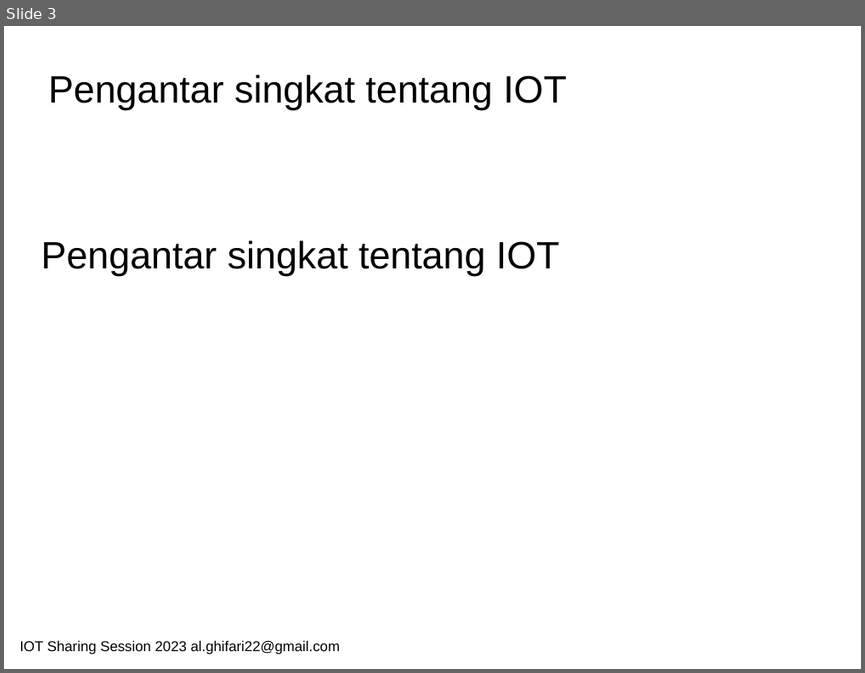
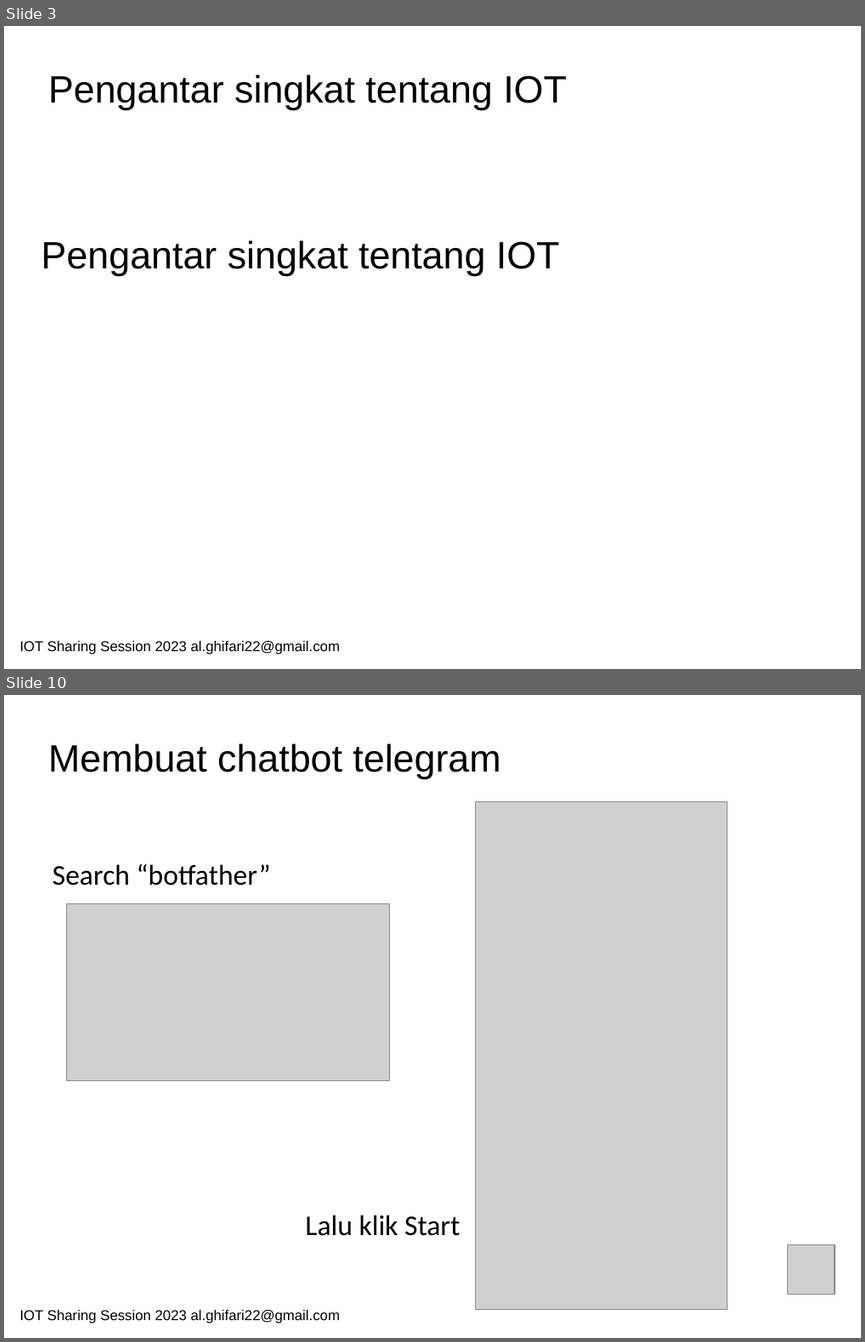
Before and after one commit to bangjii/IOT-Sharing-Telegram-Chatbot, a slide deck: IOT Sharing Session 2023 - Hudzaifah.pptx. Shown one above the other, each under a label of ours: slide 3 before the commit, slides 3 and 10 after it; the slides between them are not shown. The pictures are 865x673 and 865x1342 pixels, drawn with LibreOffice and Linux fonts; fonts in the diff are those of the drawing; grey boxes stand for pictures. Boxes give left, top, right and bottom in pixels: in the first picture for what was removed or moved away, otherwise in the second. Text is boxed around its words. In the diff, an @@ line names an element or a change of style, - is before the commit and + after.

```diff
--- a/IOT Sharing Session 2023 - Hudzaifah.pptx
+++ b/IOT Sharing Session 2023 - Hudzaifah.pptx
@@ slide 10 added at box(4, 695, 861, 1338), background #FFFFFF @@
@@ text added at box(48, 743, 500, 779), 32 pt, text #000000 @@
+Membuat chatbot telegram
@@ picture added at box(475, 802, 727, 1310) @@
@@ text added at box(52, 864, 271, 885), 24 pt, text #000000 @@
+Search “botfather”
@@ picture added at box(67, 904, 390, 1081) @@
@@ text added at box(305, 1214, 460, 1236), 24 pt, text #000000 @@
+Lalu klik Start
@@ picture added at box(787, 1245, 834, 1294) @@
@@ text added at box(20, 1310, 340, 1323), 12 pt, text #000000 @@
+IOT Sharing Session 2023 al.ghifari22@gmail.com
```
Also in this commit, not shown: 4 slides changed, 9 other slides added, 1 slide removed.
